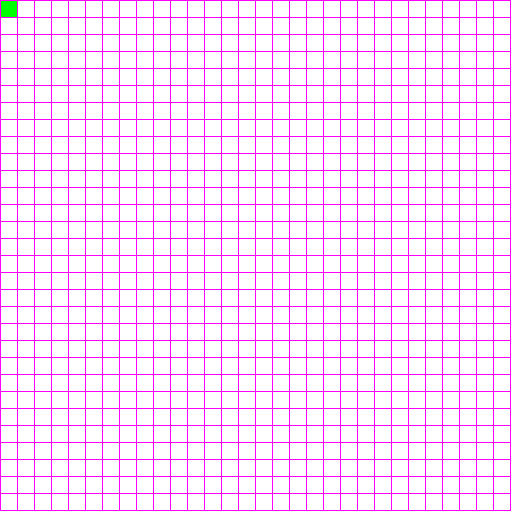
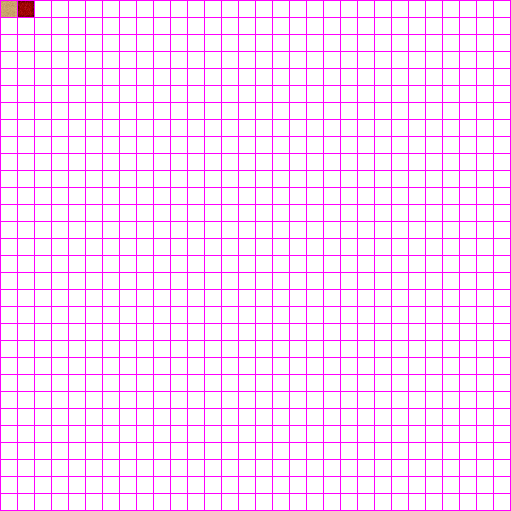
Comparing the layer stacks of the two 511x511 images. Changes:
added group "CollisionLayer" with 1 layers above "BackgroundLayer" over (x1=18, y1=1, x2=34, y2=17)
added layer "Brick" in group "CollisionLayer" over (x1=18, y1=1, x2=34, y2=17)
renamed "MallFloorA" to "MallTileA", painted on it over (x1=1, y1=1, x2=17, y2=17)
